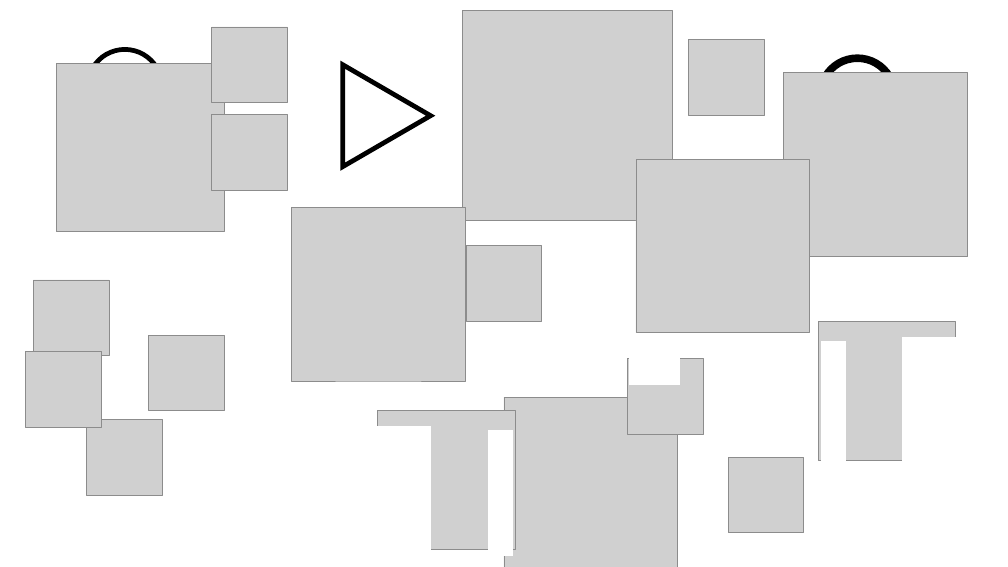
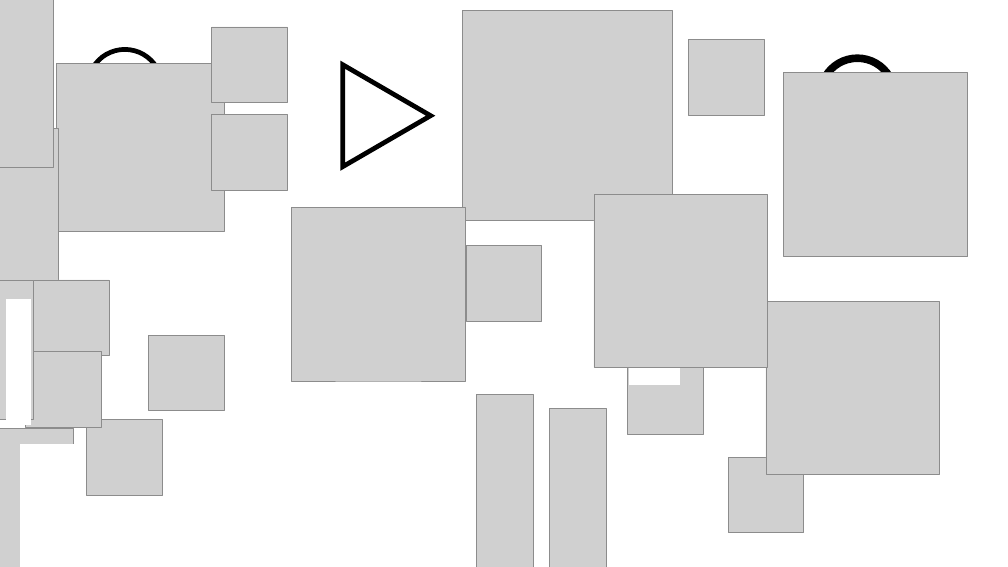
Before and after one commit to BCDA-APS/mdaviz, a slide deck: slide 1 of mdaviz/resources/icons.pptx. Drawn at 1008x567 pixels with LibreOffice and Linux fonts; fonts in the diff are those of the drawing; grey boxes stand for pictures. Boxes give left, top, right and bottom in pixels: in the first picture for what was removed or moved away, otherwise in the second. Text is boxed around its words. In the diff, an @@ line names an element or a change of style, - is before the commit and + after.

```diff
--- a/mdaviz/resources/icons.pptx
+++ b/mdaviz/resources/icons.pptx
@@ picture: place and size @@
-picture at (636, 160, 809, 333)
+picture at (0, 0, 54, 168)
@@ picture: place and size @@
-picture at (504, 397, 678, 567)
+picture at (0, 129, 58, 302)
@@ picture added at (594, 194, 768, 368) @@
@@ 2 rectangles, 1 picture: place and size @@
-2 rectangles, 1 picture at (377, 411, 516, 556)
+2 rectangles, 1 picture at (0, 280, 34, 425)
@@ picture added at (766, 302, 939, 475) @@
@@ rectangle removed at (821, 341, 845, 466) @@
@@ picture added at (476, 395, 533, 567) @@
@@ picture added at (550, 408, 606, 567) @@
@@ picture: place and size @@
-picture at (818, 321, 956, 461)
+picture at (0, 428, 73, 567)
@@ rectangle: place and size @@
-rectangle at (821, 337, 957, 466)
+rectangle at (0, 444, 74, 567)
@@ rectangle: place and size @@
-rectangle at (903, 337, 957, 462)
+rectangle at (21, 445, 75, 567)
@@ rectangle removed at (377, 426, 431, 551) @@
```
Also in this commit, not shown: 6 other files.
